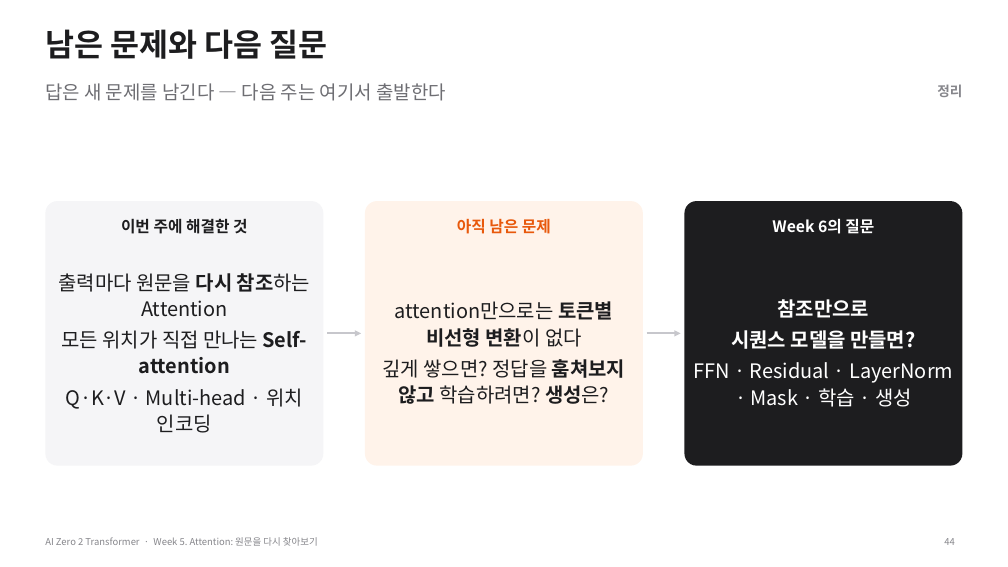
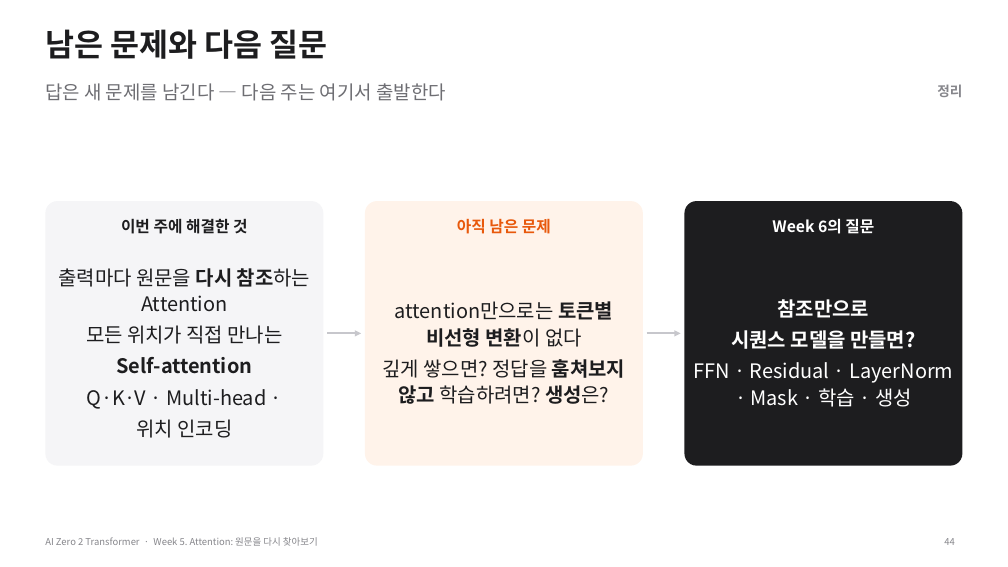
Before and after one commit to myunhh/AI-Zero-2-Transformers, a slide deck: slide 44 of lectures/week05_attention.pptx. Drawn at 1008x567 pixels with LibreOffice and Linux fonts; fonts in the diff are those of the drawing. Boxes give left, top, right and bottom in pixels: in the first picture for what was removed or moved away, otherwise in the second. Text is boxed around its words. In the diff, an @@ line names an element or a change of style, - is before the commit and + after.

```diff
--- a/lectures/week05_attention.pptx
+++ b/lectures/week05_attention.pptx
@@ text at (x1=86, y1=325, x2=283, y2=438): text changed @@
-모든 위치가 직접 만나는 Self-attention
-Q·K·V · Multi-head · 위치 인코딩
+모든 위치가 직접 만나는
+Self-attention
+Q·K·V · Multi-head ·
+위치 인코딩
```
Also in this commit, not shown: 10 other slides changed, 10 other files.
